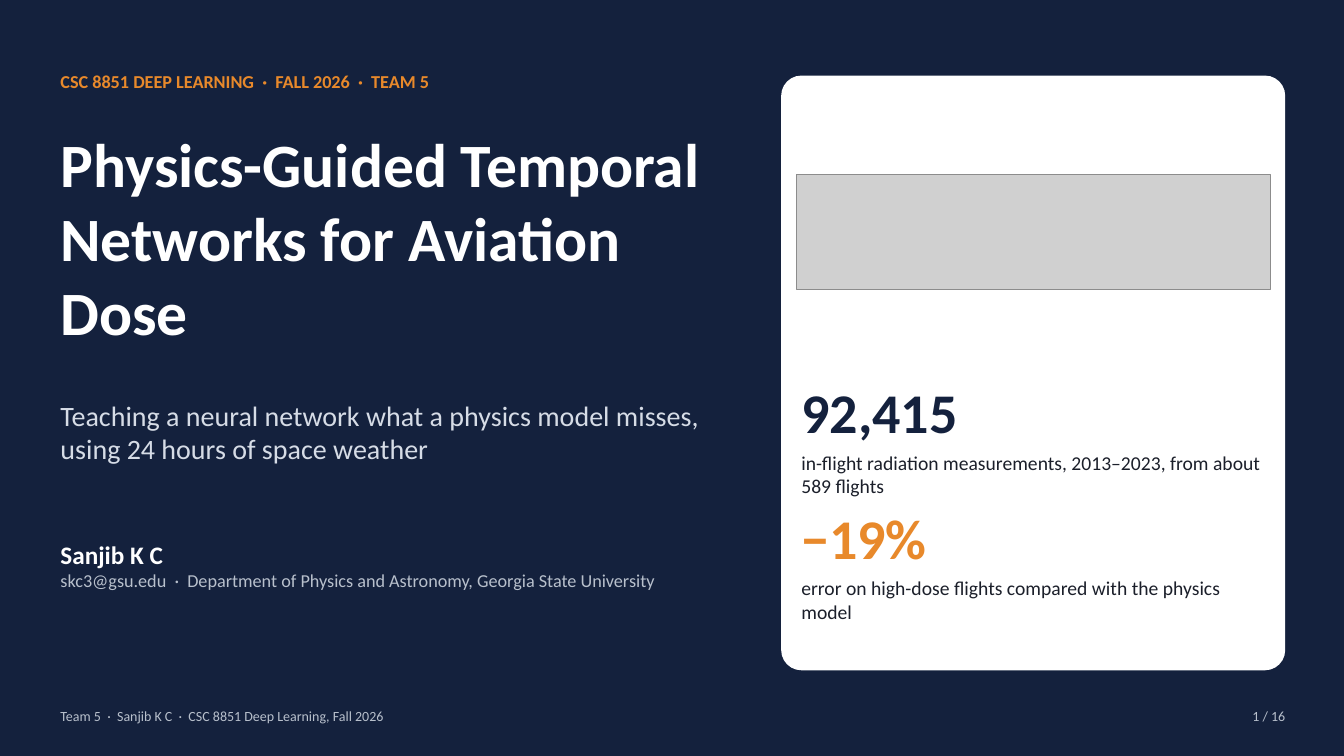
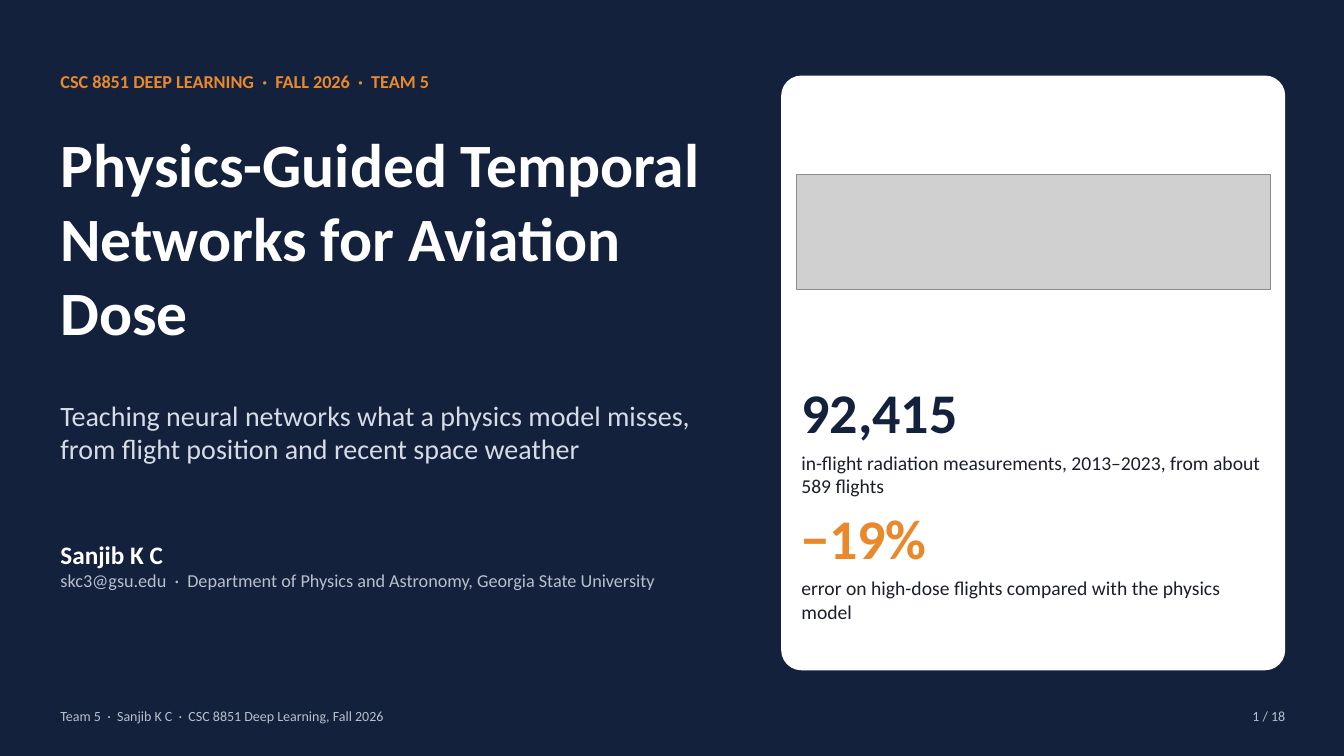
Before and after one commit to thesanjibkc/Deep_learning_project, a slide deck: slide 1 of poster/Team5_Sanjib_KC_slides.pptx. Drawn at 1344x756 pixels with LibreOffice and Linux fonts; fonts in the diff are those of the drawing; grey boxes stand for pictures. Boxes give left, top, right and bottom in pixels: in the first picture for what was removed or moved away, otherwise in the second. Text is boxed around its words. In the diff, an @@ line names an element or a change of style, - is before the commit and + after.

```diff
--- a/poster/Team5_Sanjib_KC_slides.pptx
+++ b/poster/Team5_Sanjib_KC_slides.pptx
@@ text at (60, 406, 690, 464): text changed @@
-Teaching a neural network what a physics model misses, using 24 hours of space weather
+Teaching neural networks what a physics model misses, from flight position and recent space weather
@@ text at (1252, 711, 1285, 721): text changed @@
-1 / 16
+1 / 18
```
Also in this commit, not shown: 15 other slides changed, 2 slides added, 16 other files.
